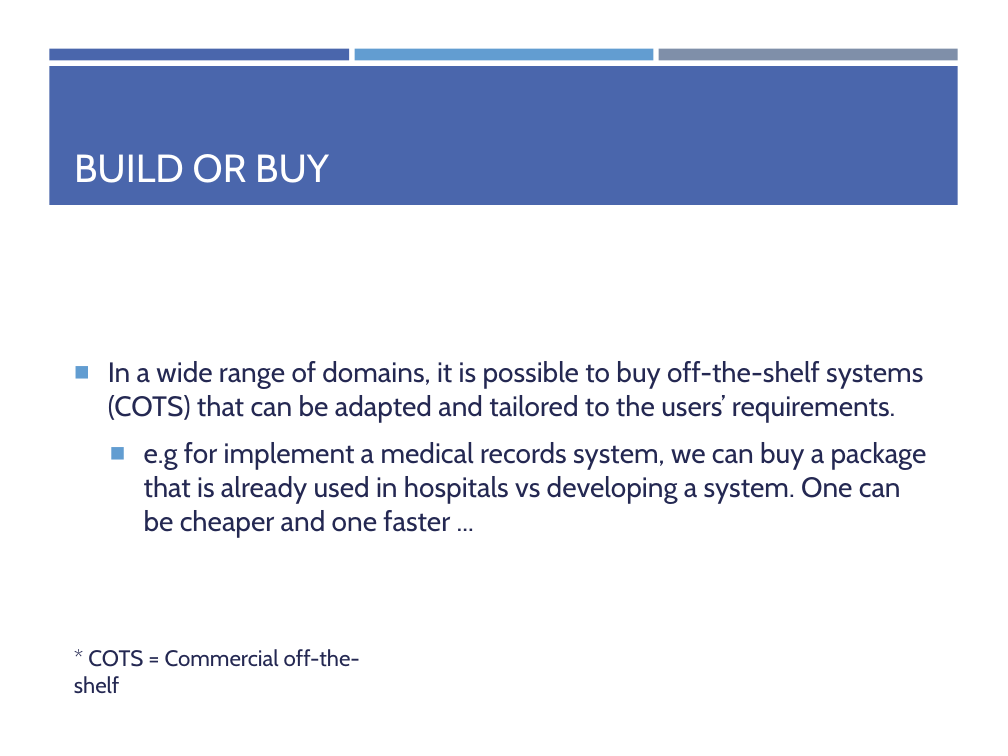
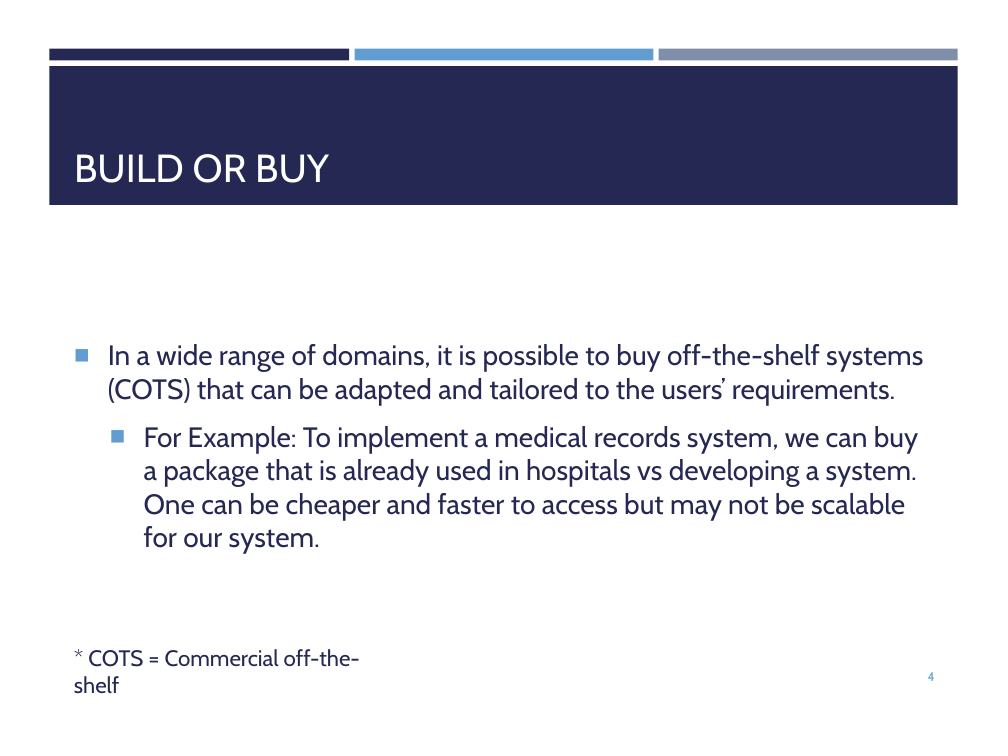
Before and after one commit to yazdipour/presentations, a slide deck: slide 4 of 2019Nov_Design_Implementation/Ch7.pptx (slide 5 before the commit). Drawn at 1008x756 pixels with LibreOffice and Linux fonts; fonts in the diff are those of the drawing. Boxes give left, top, right and bottom in pixels: in the first picture for what was removed or moved away, otherwise in the second. Text is boxed around its words. In the diff, an @@ line names an element or a change of style, - is before the commit and + after.

```diff
--- a/2019Nov_Design_Implementation/Ch7.pptx
+++ b/2019Nov_Design_Implementation/Ch7.pptx
@@ rectangle at [49, 48, 349, 60]: fill #4A66AC to #242852 @@
@@ rectangle at [49, 67, 958, 206]: fill #4A66AC to #242852 @@
@@ text at [144, 426, 918, 554]: text changed @@
-  ■ e.g for implement a medical records system, we can buy a package that is already used in hospitals vs developing a system. One can be cheaper and one faster ...
+  ■ For Example: To implement a medical records system, we can buy a package that is already used in hospitals vs developing a system. One can be cheaper and faster to access but may not be scalable for our system.
@@ page number added at [928, 672, 935, 681], 9 pt, text #629DD1 @@
+4
```
Also in this commit, not shown: 18 other slides changed, 5 slides added, 5 slides removed, 3 other files.
